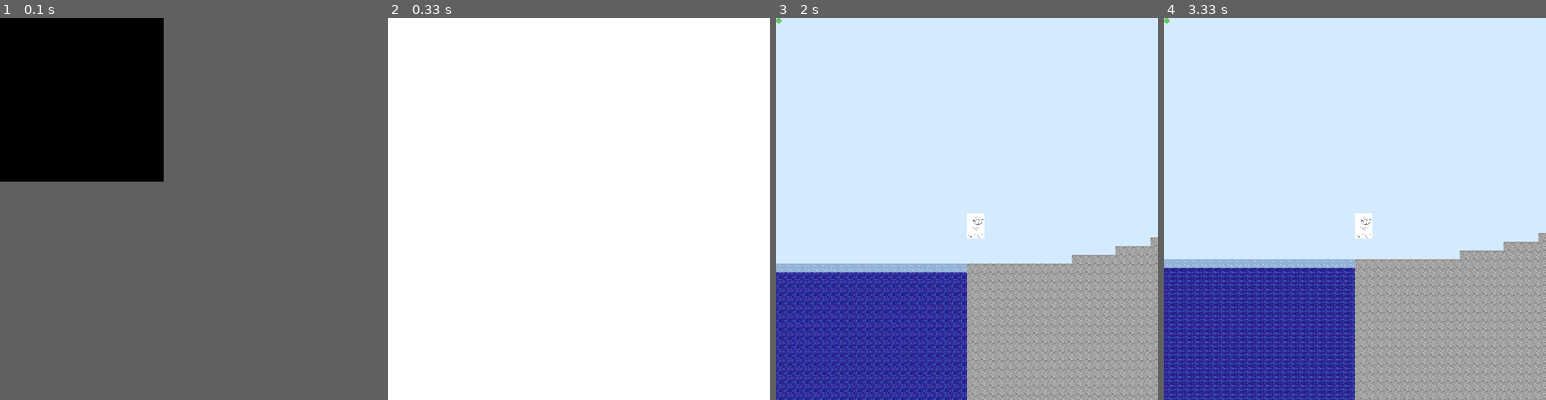
Above: before the commit, frames 1-4 (left to right).
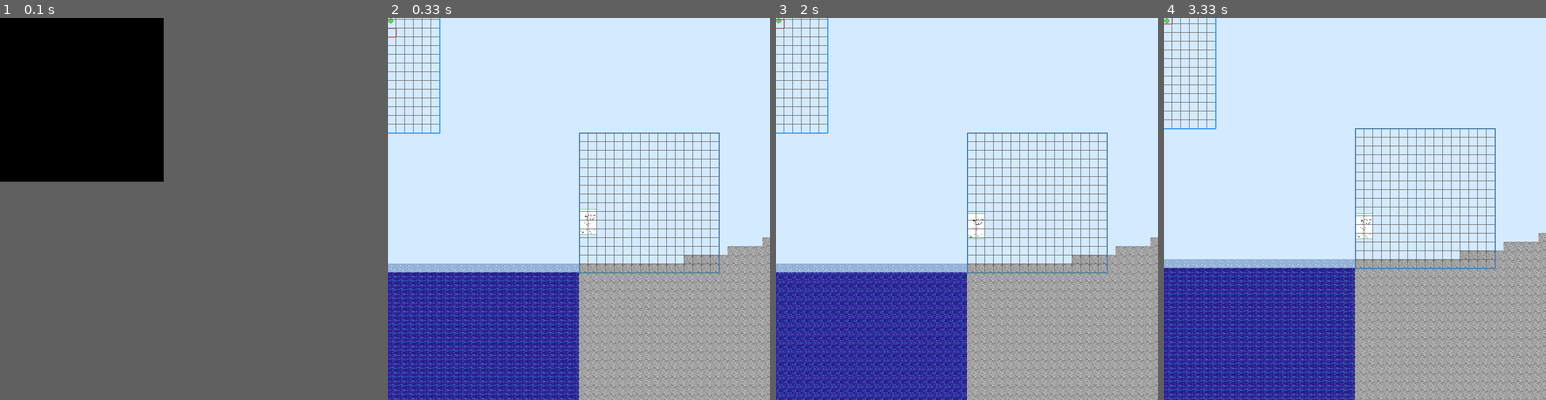
Above: after the commit, the same moments.

Repository: HyperRays/minecraft-from-wish
Game: pygame game, started from game-logic/main.py
The game is run twice, just before and just after one commit, with the same random seed, the same clock (stepped at 60 frames per second) and the same inputs.
Inputs:
- Up to frame 1 (0.1 s): no input
- Up to frame 2 (0.33 s): no input
- Up to frame 3 (2 s): no input
- Up to frame 4 (3.33 s): no input

Frame 1 is identical in both runs. In frame 2, 100% of the frame differs, in the area x 0-100%, y 0-100%; in frame 3, 2.5%; in frame 4, 2.5%.

Commit message:
better physics

Diff:
--- a/game-logic/main.py
+++ b/game-logic/main.py
@@ -12,10 +12,10 @@
 chunk_manager.set_all()
 camera.update_position(-vec2d(window.size[0]/2,window.size[1]/2))
 Background()
-Player(vec2d(0,100))
-Mouse()
-# graphics.set_render_layers(["bg", "chunks_layer",  "player_layer", "grass_layer", "mouse_layer","player_debug_layer", "chunks_debug", "mouse_debug_layer"])
-graphics.set_render_layers(["bg","chunks_layer", "player_layer", "grass_layer", "mouse_layer"])
+player = Player(vec2d(0,100))
+mouse = Mouse()
+graphics.set_render_layers(["bg", "chunks_layer",  "player_layer", "grass_layer", "mouse_layer","player_debug_layer", "chunks_debug", "mouse_debug_layer"])
+# graphics.set_render_layers(["bg","chunks_layer", "player_layer", "grass_layer", "mouse_layer"])
 graphics.create_layer("bg")
 graphics.layers["bg"].fill((0,0,100))
 window.run()
--- a/game-logic/mouse.py
+++ b/game-logic/mouse.py
@@ -1,5 +1,6 @@
 from startup import *
 from blocks import *
+from player import Player
 class Mouse(GraphicsObject):
 
     graphics.create_layer("mouse_layer")
@@ -12,6 +13,10 @@
     def __init__(self) -> None:
         super().__init__()
         self.collider = Point(vec2d(0,0))
+        for obj in self.objects:
+            if type(obj) == Player:
+                self.player = obj
+
 
         #hide the cursor
         #https://stackoverflow.com/a/40628090
@@ -25,6 +30,11 @@
 
         self = cls.__new__(cls)
         self.collider = Point(vec2d(0,0))
+
+        for obj in self.objects:
+            if type(obj) == Player:
+                self.player = obj
+
 
         #hide the cursor
         #https://stackoverflow.com/a/40628090
@@ -60,17 +70,17 @@
         tmp_outline = create_collider(glob_coord, CHUNK_DIMENSIONS[0] * BLOCK_DIMENSIONS[0], CHUNK_DIMENSIONS[1] * BLOCK_DIMENSIONS[1])
         pygame.draw.polygon(self.mouse_debug_layer, (40,150,250) , [ camera.screen_position(tmp_outline.b).into_tuple(), camera.screen_position(tmp_outline.a).into_tuple(), camera.screen_position(tmp_outline.c).into_tuple(), camera.screen_position(tmp_outline.d).into_tuple()], width = 2)
 
+        if not intersect(self.collider, self.player.collider):
+            # go through every block in the chunk and find which one the mouse is on
+            for x,obj_x in enumerate(chunk.internal_objects):
+                for y,obj in enumerate(obj_x):
+                    if obj != None:
+                        if intersect(self.collider, obj.collider):
+                            obj.render_collision_detected = True
+                            #set the block to something else if the mouse is pressed
+                            if mouse_down_left:
+                                chunk.set(vec2d(x,y), Ice(obj.position))
+                            if mouse_down_right and obj.mineable:
+                                chunk.set(vec2d(x,y), Air(obj.position))
 
-        # go through every block in the chunk and find which one the mouse is on
-        for x,obj_x in enumerate(chunk.internal_objects):
-            for y,obj in enumerate(obj_x):
-                if obj != None:
-                    if intersect(self.collider, obj.collider):
-                        obj.render_collision_detected = True
-                        #set the block to something else if the mouse is pressed
-                        if mouse_down_left:
-                            chunk.set(vec2d(x,y), Ice(obj.position))
-                        if mouse_down_right and obj.mineable:
-                            chunk.set(vec2d(x,y), Air(obj.position))
-
-                    obj.render_collider_bounds = True
+                        obj.render_collider_bounds = True
--- a/game-logic/physics.py
+++ b/game-logic/physics.py
@@ -427,7 +427,7 @@
     # 0 00 1 -> lower block
     collision_possibilites = {Directions.up,Directions.down,Directions.left, Directions.right}
     if neighbors & 0b1_00_0: collision_possibilites -= {Directions.up}
-    #these break down with mutiple blocks
+    # these break down with mutiple blocks
     # if neighbors & 0b0_10_0: collision_possibilites -= {Directions.right}
     # if neighbors & 0b0_01_0: collision_possibilites -= {Directions.left}
     if neighbors & 0b0_00_1: collision_possibilites -= {Directions.down}
--- a/game-logic/player.py
+++ b/game-logic/player.py
@@ -45,13 +45,18 @@
             Directions.right: False
         }
 
+        self.furthest_dist = {
+            Directions.up: 0,
+            Directions.down: 0,
+            Directions.left: 0,
+            Directions.right: 0
+        }
+
         # create window boundaries (so that the chunks can get loaded in and out dynamically)
         self.window_quad = create_collider(camera.get_position() + vec2d(window.size[0]/2,window.size[1]/2), window.size[0], -window.size[1])
 
         # internal refrence to chunk manager
         self.chunk_mgr = chunk_manager
-
-        self.speed_mult = 1
 
     def save(self) -> bytes:
         save_dict = {
@@ -83,6 +88,13 @@
             Directions.down: False,
             Directions.left: False,
             Directions.right: False
+        }
+
+        self.furthest_dist = {
+            Directions.up: 0,
+            Directions.down: 0,
+            Directions.left: 0,
+            Directions.right: 0
         }
 
         return self
@@ -107,38 +119,39 @@
             if self.force.x < 0:
                 self.force.x = 0
 
-        self.force.x = self.force.x * self.speed_mult
+        self.force.x = self.force.x * self.speed_mutiplier
 
         # adds force to player
         self.position += self.force
-
-        # renews collider
-        self.collider = create_collider(self.position, self.w, -self.h, collider=self.collider)
 
         #finds in which chunk the player is in through the chunk manager
         true_chunksize_width = BLOCK_DIMENSIONS[0] * CHUNK_DIMENSIONS[0]
         true_chunksize_height = BLOCK_DIMENSIONS[1] * CHUNK_DIMENSIONS[1]
 
-        # use the window boundaries to find sout which chunks to update
-        self.window_quad = create_collider(camera.get_position(), window.size[0], -window.size[1], collider= self.window_quad)
-
-        render_boundaries =     (chunk_manager.find_chunk_pos(self.window_quad.a + vec2d(0, CHUNK_DIMENSIONS[1]), vec2d(true_chunksize_width, true_chunksize_height)),
-                                chunk_manager.find_chunk_pos(self.window_quad.b + vec2d(0, CHUNK_DIMENSIONS[1]), vec2d(true_chunksize_width, true_chunksize_height)),
-                                chunk_manager.find_chunk_pos(self.window_quad.c + vec2d(0, CHUNK_DIMENSIONS[1]), vec2d(true_chunksize_width, true_chunksize_height)),
-                                chunk_manager.find_chunk_pos(self.window_quad.d + vec2d(0, CHUNK_DIMENSIONS[1]), vec2d(true_chunksize_width, true_chunksize_height)),
-                                )
-
-        # one chunk margin to have smooth transition
-        x_upper_bound = render_boundaries[1].x+1
-        x_lower_bound = render_boundaries[0].x-1
-
-        y_upper_bound = render_boundaries[0].y+1
-        y_lower_bound = render_boundaries[2].y-1
-
-        bounds_min = vec2d(x_lower_bound, y_lower_bound)
-        bounds_max = vec2d(x_upper_bound,y_upper_bound)
-
-        chunk_manager.set_renderables(bounds_max, bounds_min, terrain_gen)
+        # renews collider
+        if self.force != vec2d(0,0):
+            self.collider = create_collider(self.position, self.w, -self.h, collider=self.collider)
+
+            # use the window boundaries to find sout which chunks to update
+            self.window_quad = create_collider(camera.get_position(), window.size[0], -window.size[1], collider= self.window_quad)
+
+            render_boundaries =     (chunk_manager.find_chunk_pos(self.window_quad.a + vec2d(0, CHUNK_DIMENSIONS[1]), vec2d(true_chunksize_width, true_chunksize_height)),
+                                    chunk_manager.find_chunk_pos(self.window_quad.b + vec2d(0, CHUNK_DIMENSIONS[1]), vec2d(true_chunksize_width, true_chunksize_height)),
+                                    chunk_manager.find_chunk_pos(self.window_quad.c + vec2d(0, CHUNK_DIMENSIONS[1]), vec2d(true_chunksize_width, true_chunksize_height)),
+                                    chunk_manager.find_chunk_pos(self.window_quad.d + vec2d(0, CHUNK_DIMENSIONS[1]), vec2d(true_chunksize_width, true_chunksize_height)),
+                                    )
+
+            # one chunk margin to have smooth transition
+            x_upper_bound = render_boundaries[1].x+1
+            x_lower_bound = render_boundaries[0].x-1
+
+            y_upper_bound = render_boundaries[0].y+1
+            y_lower_bound = render_boundaries[2].y-1
+
+            bounds_min = vec2d(x_lower_bound, y_lower_bound)
+            bounds_max = vec2d(x_upper_bound,y_upper_bound)
+
+            chunk_manager.set_renderables(bounds_max, bounds_min, terrain_gen)
 
         #padding is added so that player won't go though blocks before chunk is detected
         chunks_coords: set[vec2d] = set(
@@ -167,6 +180,7 @@
             Directions.left: False,
             Directions.right: False
         }
+
 
 
 
